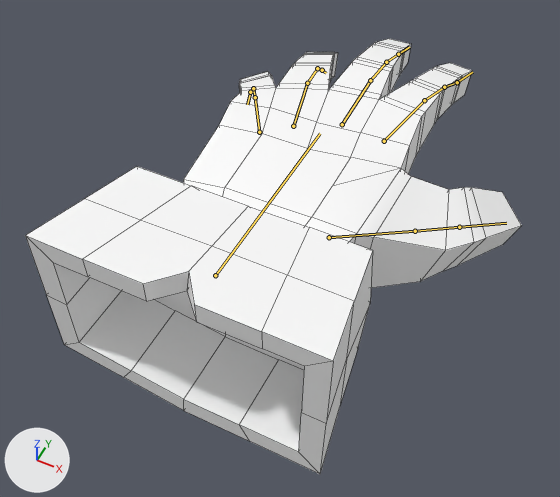
What one commit did to the FBX model Assets/_Project/Characters/CustomHands/VR_HandLeft.fbx.
One viewpoint serves both versions: a 50 mm camera at (0.121, -0.301, 0.277) aimed at (0.0, -0.06, -0.025). The axes (+X, +Y, +Z) are drawn at lower left. The lights are the same throughout. The first picture is the older version. Both versions are drawn at the pose saved in each file; the numbers are the values there. The bones that change, and the others that lie on the model, are drawn over the model as lines. Mesh edges are drawn as thin lines.

Names of what the first picture shows: 'LeftHand'.
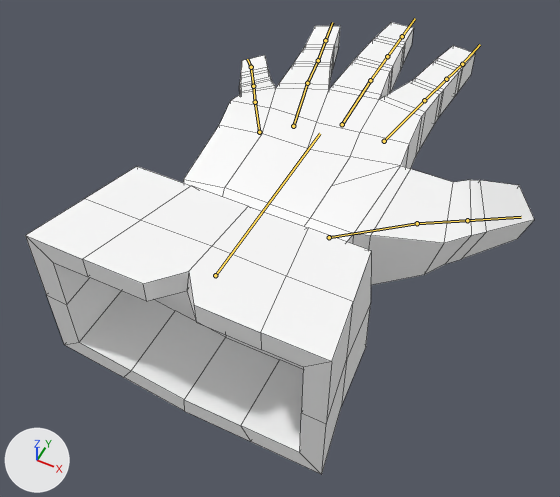
Boxes [x1, y1, x2, y2] around the edits, measured in the pictures (560 x 497 px):
'LeftHand', posed
    before: [25, 39, 522, 474]
    after: [25, 22, 534, 474]
bone 'LMiddleFinger2', root to tip
    before: (370, 80) to (386, 62)
    after: (370, 80) to (387, 56)
bone 'LMiddleFinger3', root to tip
    before: (386, 62) to (398, 54)
    after: (387, 56) to (402, 36)
bone 'LIndexFinger2', root to tip
    before: (424, 100) to (444, 87)
    after: (424, 100) to (446, 79)
bone 'LIndexFinger3', root to tip
    before: (444, 87) to (457, 82)
    after: (446, 79) to (462, 64)
bone 'LRingFinger2', root to tip
    before: (307, 83) to (317, 68)
    after: (307, 83) to (318, 60)
bone 'LRingFinger3', root to tip
    before: (317, 68) to (322, 70)
    after: (318, 60) to (325, 40)
bone 'LPinkyFinger1', root to tip
    before: (259, 132) to (255, 97)
    after: (259, 132) to (255, 102)
bone 'LPinkyFinger2', root to tip
    before: (255, 97) to (253, 88)
    after: (255, 102) to (253, 86)
bone 'LPinkyFinger3', root to tip
    before: (253, 88) to (250, 92)
    after: (253, 86) to (251, 67)
bone 'LThumb1', root to tip
    before: (329, 237) to (415, 231)
    after: (329, 237) to (417, 223)
bone 'LThumb2', root to tip
    before: (415, 231) to (459, 227)
    after: (417, 223) to (467, 220)

The edits, one by one:
Bone 'LMiddleFinger2' (bone_lmiddlefinger2) turns from (-7, 0, 0) to (0, 0, 0) degrees about its own x, y and z.
Bone 'LMiddleFinger3' (bone_lmiddlefinger3) turns from (-10, 0, 0) to (0, 0, 0) degrees about its own x, y and z.
Bone 'LIndexFinger2' (bone_lindexfinger2) turns from (-11, 0, 0) to (0, 0, 0) degrees about its own x, y and z.
Bone 'LIndexFinger3' (bone_lindexfinger3) turns from (-8, 0, 0) to (0, 0, 0) degrees about its own x, y and z.
Bone 'LRingFinger2' (bone_lringfinger2) turns from (-11, 0, 0) to (0, 0, 0) degrees about its own x, y and z.
Bone 'LRingFinger3' (bone_lringfinger3) turns from (-20, 0, 0) to (0, 0, 0) degrees about its own x, y and z.
Bone 'LPinkyFinger1' (bone_lpinkyfinger1) turns from (5, 0, 0) to (0, 0, 0) degrees about its own x, y and z.
Bone 'LPinkyFinger2' (bone_lpinkyfinger2) turns from (-16, 0, 0) to (0, 0, 0) degrees about its own x, y and z.
Bone 'LPinkyFinger3' (bone_lpinkyfinger3) turns from (-21, 0, 0) to (0, 0, 0) degrees about its own x, y and z.
Bone 'LThumb1' (bone_lthumb1) turns from (-6, 0, 0) to (0, 0, 0) degrees about its own x, y and z.
Bone 'LThumb2' (bone_lthumb2) turns from (0, 0, 8) to (0, 0, 0) degrees about its own x, y and z.
